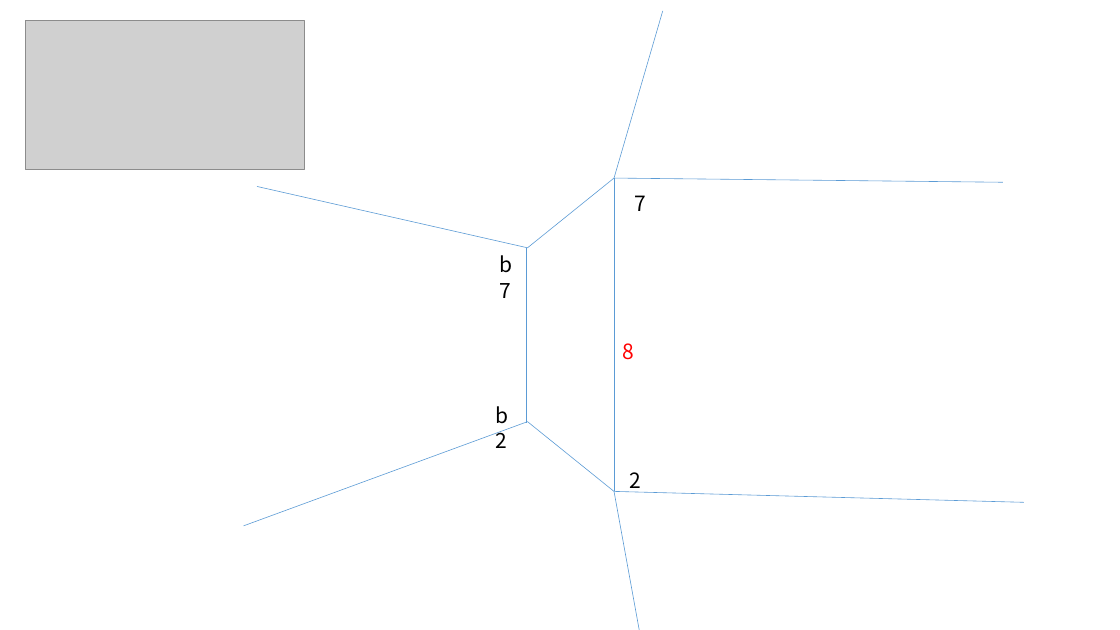
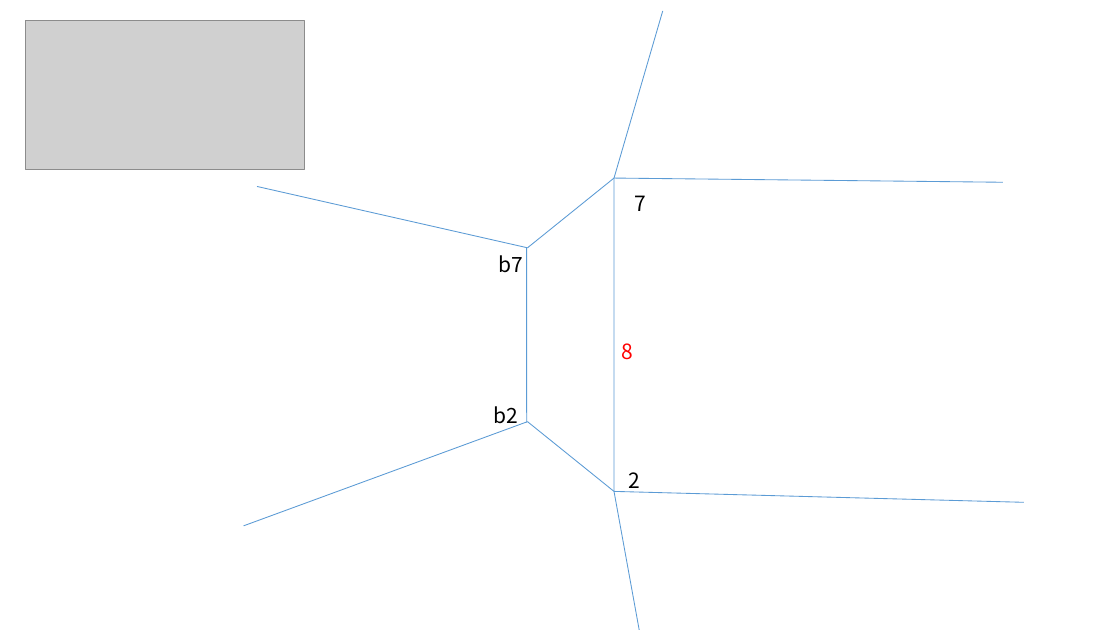
Before and after one commit to gaoak/Mesh2D, a slide deck: slide 3 of meshdivision.pptx. Drawn at 1120x630 pixels with LibreOffice and Linux fonts; fonts in the diff are those of the drawing; grey boxes stand for pictures. Boxes give left, top, right and bottom in pixels: in the first picture for what was removed or moved away, otherwise in the second. Text is boxed around its words. In the diff, an @@ line names an element or a change of style, - is before the commit and + after.

```diff
--- a/meshdivision.pptx
+++ b/meshdivision.pptx
@@ line (614, 178) - (663, 11): stroke #5B9BD5 0.5 pt to #5B9BD5 0.75 pt @@
@@ line (528, 248) - (614, 178): stroke #5B9BD5 0.5 pt to #5B9BD5 0.75 pt @@
@@ line (614, 178) - (614, 492): stroke #5B9BD5 0.5 pt to #5B9BD5 0.75 pt @@
@@ line (614, 178) - (1003, 182): stroke #5B9BD5 0.5 pt to #5B9BD5 0.75 pt @@
@@ line (257, 187) - (528, 248): stroke #5B9BD5 0.5 pt to #5B9BD5 0.75 pt @@
@@ text "b7" rewrapped from bbox=[492, 248, 532, 281] to bbox=[498, 255, 523, 273] @@
@@ line (527, 248) - (527, 423): stroke #5B9BD5 0.5 pt to #5B9BD5 0.75 pt @@
@@ text "b2" rewrapped from bbox=[487, 398, 528, 432] to bbox=[494, 406, 519, 428] @@
@@ line (528, 422) - (244, 526): stroke #5B9BD5 0.5 pt to #5B9BD5 0.75 pt @@
@@ line (528, 422) - (614, 492): stroke #5B9BD5 0.5 pt to #5B9BD5 0.75 pt @@
@@ line (614, 492) - (639, 630): stroke #5B9BD5 0.5 pt to #5B9BD5 0.75 pt @@
@@ line (614, 492) - (1024, 502): stroke #5B9BD5 0.5 pt to #5B9BD5 0.75 pt @@
```
Also in this commit, not shown: 3 other slides changed, 15 other files.
